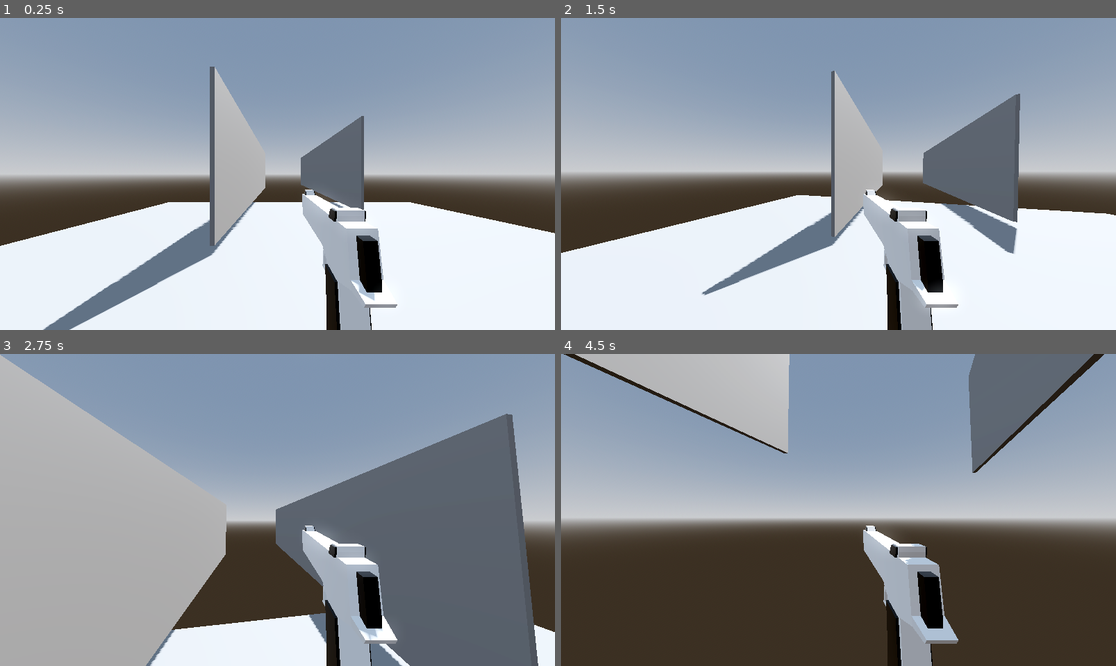
Above: before the commit, frames 1-4 (two rows, left to right).
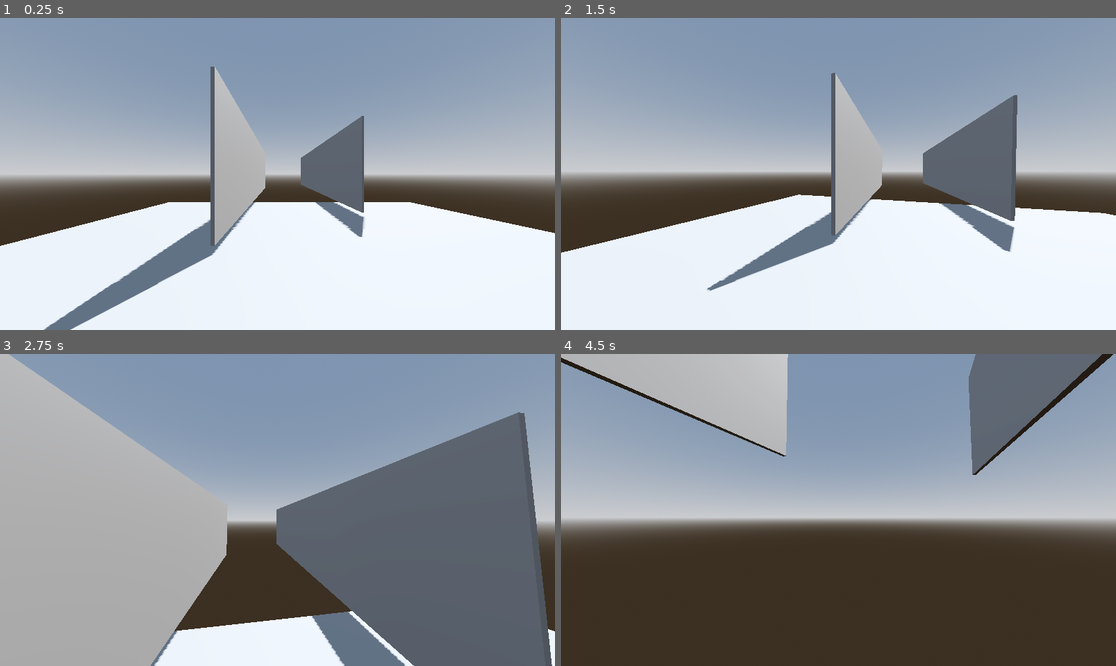
Above: after the commit, the same moments.

Repository: yespeeps/the-great-escape
Game: Godot game, scene res://scenes/main.tscn
Two runs of this game, one before a commit and one after it. Both use one fixed random seed, a clock stepped at 60 frames per second and the inputs below.
Inputs (mouse positions are in pixels of both pictures, inside the frame that each line leads up to):
- Up to frame 1 (0.25 s): no input
- Up to frame 2 (1.5 s): tap Enter at 0.5 s; move the mouse to (960, 158) at 0.52 s; hold D (input_right) 0.53-1.28 s; hold Space (jump) 0.53-1.28 s; click (960, 158) at 0.67 s; move the mouse to (810, 174) at 1.27 s; hold W (input_forward) from 1.28 s (still down); tap Ctrl (crouch) at 1.35 s
- Up to frame 3 (2.75 s): keep holding W (input_forward); tap Space (jump) at 1.52, 1.55, 1.82, 2.3 s; move the mouse to (288, 503) at 2.02 s; hold Shift (sprint) from 2.03 s (still down)
- Up to frame 4 (4.5 s): keep holding W (input_forward); move the mouse to (832, 516) at 2.77 s; release Shift (sprint) at 2.78 s; tap Enter at 2.85 s; tap Space (jump) at 3.02, 3.05, 3.32 s; move the mouse to (877, 513) at 3.52 s; hold Space (jump) 3.53-4.28 s; tap F at 3.6 s; move the mouse to (794, 506) at 4.27 s; tap H at 4.35 s

The runs differ from the first frame. In frame 1, 4.3% of the frame differs, in the area x 2-100%, y 15-100%; in frame 2, 4.6%; in frame 3, 7.5%, in the area x 0-100%, y 0-100%; in frame 4, 6.4%.

Commit message:
working basic movement

Diff:
--- a/scenes/source_controller.tscn
+++ b/scenes/source_controller.tscn
@@ -1,10 +1,11 @@
-[gd_scene load_steps=8 format=3 uid="uid://5negh75idjb0"]
+[gd_scene load_steps=9 format=3 uid="uid://5negh75idjb0"]
 
 [ext_resource type="Script" uid="uid://vhsl84hbwf08" path="res://scripts/source_controller.gd" id="1_7ftjh"]
 [ext_resource type="PackedScene" uid="uid://c2ooehocpil3i" path="res://assets/deagle.glb" id="2_jnw8r"]
-[ext_resource type="PackedScene" uid="uid://coy0gscoehudg" path="res://scenes/weapon_manager.tscn" id="2_p4b6d"]
-[ext_resource type="Script" uid="uid://5djlkwyw3q2" path="res://scripts/weapon_manager.gd" id="3_jnw8r"]
-[ext_resource type="Resource" uid="uid://7w1g7582fp4x" path="res://assets/deagle.tres" id="4_oiiwm"]
+[ext_resource type="Script" uid="uid://brglmhfwfpfhw" path="res://scripts/running.gd" id="4_p4b6d"]
+[ext_resource type="Script" uid="uid://b2b4ivtbgiesp" path="res://scripts/jumping.gd" id="5_jnw8r"]
+[ext_resource type="Script" uid="uid://ctvfi4ni0m338" path="res://scripts/state_machine.gd" id="6_oiiwm"]
+[ext_resource type="Script" uid="uid://dvapnrgjsm4tm" path="res://scripts/falling.gd" id="6_rsd00"]
 
 [sub_resource type="CapsuleShape3D" id="CapsuleShape3D_n4ypa"]
 
@@ -48,16 +49,25 @@
 
 [node name="deagle" parent="Head/Camera3D/ViewModel" instance=ExtResource("2_jnw8r")]
 transform = Transform3D(-1.3331974e-08, 0, 0.305, 0, 0.305, 0, -0.305, 0, -1.3331974e-08, 0.30000004, -0.5000001, -1.0000001)
+visible = false
 
 [node name="Exit Timer" type="Timer" parent="."]
 wait_time = 0.3
 one_shot = true
 
-[node name="WeaponManager" parent="." node_paths=PackedStringArray("player", "bullet_raycast", "view_model_container") instance=ExtResource("2_p4b6d")]
-script = ExtResource("3_jnw8r")
-current_weapon = ExtResource("4_oiiwm")
-player = NodePath("..")
-bullet_raycast = NodePath("../Head/Camera3D/RayCast3D")
-view_model_container = NodePath("../Head/Camera3D/ViewModel")
+[node name="StateMachine" type="Node" parent="." node_paths=PackedStringArray("initial_state")]
+script = ExtResource("6_oiiwm")
+initial_state = NodePath("Running")
+metadata/_custom_type_script = "uid://ctvfi4ni0m338"
+
+[node name="Running" type="Node" parent="StateMachine"]
+script = ExtResource("4_p4b6d")
+
+[node name="Jumping" type="Node" parent="StateMachine"]
+script = ExtResource("5_jnw8r")
+metadata/_custom_type_script = "uid://b2b4ivtbgiesp"
+
+[node name="Falling" type="Node" parent="StateMachine"]
+script = ExtResource("6_rsd00")
 
 [connection signal="timeout" from="Exit Timer" to="." method="_on_exit_timer_timeout"]
--- /dev/null
+++ b/scripts/falling.gd
@@ -0,0 +1,18 @@
+class_name Falling extends PlayerState
+
+func enter(previous_state_path: String, data := {}) -> void:
+	pass
+
+func physics_update(delta: float) -> void:
+	if player.is_on_floor():
+		finished.emit(RUNNING)
+
+	player.velocity.y -= player.gravity * delta
+	var cur_speed_in_wish_dir = player.velocity.dot(player.wish_dir)
+	var capped_speed = min((player.air_move_speed * player.wish_dir).length(), player.air_cap)
+
+	var add_speed_till_cap = capped_speed - cur_speed_in_wish_dir
+	if add_speed_till_cap > 0:
+		var accel_speed = player.air_accel * player.air_move_speed * delta
+		accel_speed = min(accel_speed, add_speed_till_cap)
+		player.velocity += accel_speed * player.wish_dir
--- /dev/null
+++ b/scripts/idle.gd
@@ -0,0 +1,11 @@
+class_name Idle extends PlayerState
+#
+# func enter(previous_state_path: String, data := {}) -> void:
+# 	player.velocity *= 0
+#
+# func physics_update(_delta: float) -> void:
+# 	if player.wish_dir:
+# 		if Input.is_action_pressed('jump'):
+# 			finished.emit(JUMPING)
+# 		else:
+# 			finished.emit(RUNNING)
--- /dev/null
+++ b/scripts/jumping.gd
@@ -0,0 +1,5 @@
+class_name Jumping extends PlayerState
+
+func enter(_previous_state_path: String, _data := {}) -> void:
+	player.velocity.y += player.jump_velocity
+	finished.emit(FALLING)
--- /dev/null
+++ b/scripts/player_state.gd
@@ -0,0 +1,14 @@
+class_name PlayerState extends State
+
+const IDLE = "Idle"
+const RUNNING = "Running"
+const JUMPING = "Jumping"
+const FALLING = "Falling"
+
+var player: Player
+
+
+func _ready() -> void:
+	await owner.ready
+	player = owner as Player
+	assert(player != null, "The PlayerState state type must be used only in the player scene. It needs the owner to be a Player node.")
--- /dev/null
+++ b/scripts/running.gd
@@ -0,0 +1,28 @@
+class_name Running extends PlayerState
+
+func _handle_ground_physics(delta : float) -> void:
+	var cur_speed_in_wish_dir = player.velocity.dot(player.wish_dir)
+	var add_speed_till_cap = player.get_move_speed() - cur_speed_in_wish_dir
+	if add_speed_till_cap > 0:
+		var accel_speed = player.ground_accel * player.get_move_speed() * delta
+		accel_speed = min(accel_speed, add_speed_till_cap)
+		player.velocity += accel_speed * player.wish_dir
+
+	var control = max(player.velocity.length(), player.ground_decel)
+	var drop = control * player.ground_friction * delta
+	var new_speed = max(player.velocity.length() - drop, 0.0)
+	if player.velocity.length() > 0:
+		new_speed /= player.velocity.length()
+	player.velocity *= new_speed
+
+func enter(previous_state_path: String, data := {}) -> void:
+	pass
+
+func physics_update(delta: float) -> void:
+	if Input.is_action_pressed('jump'):
+		finished.emit(JUMPING)
+
+	if not player.is_on_floor():
+		finished.emit(FALLING)
+
+	_handle_ground_physics(delta)
--- a/scripts/source_controller.gd
+++ b/scripts/source_controller.gd
@@ -1,5 +1,5 @@
 #TODO: Add exiting wall state so walljumping is not interrupted, wallrun timer
-extends CharacterBody3D
+class_name Player extends CharacterBody3D
 @onready var world_model = $WorldModel
 @onready var camera = $Head/Camera3D
 
@@ -133,51 +133,8 @@
 func _on_exit_timer_timeout() -> void:
 	can_wall_action = true
 
-func _handle_air_physics(delta : float) -> void:
-	if get_collision_x_normal() and not get_collision_down() and can_wall_action:
-		if Input.is_action_just_pressed('jump'):
-			_wall_jump(delta)
-		else:
-			_wall_run(delta)
-	else:
-		self.velocity.y -= gravity * delta
-		var cur_speed_in_wish_dir = self.velocity.dot(wish_dir)
-		var capped_speed = min((air_move_speed * wish_dir).length(), air_cap)
-
-		var add_speed_till_cap = capped_speed - cur_speed_in_wish_dir
-		if add_speed_till_cap > 0:
-			var accel_speed = air_accel * air_move_speed * delta
-			accel_speed = min(accel_speed, add_speed_till_cap)
-			self.velocity += accel_speed * wish_dir
-
-func _handle_ground_physics(delta : float) -> void:
-	var cur_speed_in_wish_dir = self.velocity.dot(wish_dir)
-	var add_speed_till_cap = get_move_speed() - cur_speed_in_wish_dir
-	if add_speed_till_cap > 0:
-		var accel_speed = ground_accel * get_move_speed() * delta
-		accel_speed = min(accel_speed, add_speed_till_cap)
-		self.velocity += accel_speed * wish_dir
-
-	var control = max(self.velocity.length(), ground_decel)
-	var drop = control * ground_friction * delta
-	var new_speed = max(self.velocity.length() - drop, 0.0)
-	if self.velocity.length() > 0:
-		new_speed /= self.velocity.length()
-	self.velocity *= new_speed
-
-	_headbob_effect(delta)
-
-func _physics_process(delta: float) -> void:
-	var space_state = get_world_3d().direct_space_state
+func _physics_process(_delta: float) -> void:
 	var input_dir = Input.get_vector('input_left', 'input_right', 'input_back', 'input_forward').normalized()
 
 	wish_dir = self.global_transform.basis * Vector3(input_dir.x, 0, -input_dir.y)
-
-	if is_on_floor():
-		if Input.is_action_just_pressed('jump') or (auto_bhop and Input.is_action_pressed('jump')):
-			self.velocity.y += jump_velocity
-		_handle_ground_physics(delta)
-	else:
-		_handle_air_physics(delta)
-
 	move_and_slide()
Not shown, added: scripts/falling.gd.uid
Not shown, added: scripts/idle.gd.uid
Not shown, added: scripts/jumping.gd.uid
Not shown, added: scripts/player_state.gd.uid
Not shown, added: scripts/running.gd.uid
